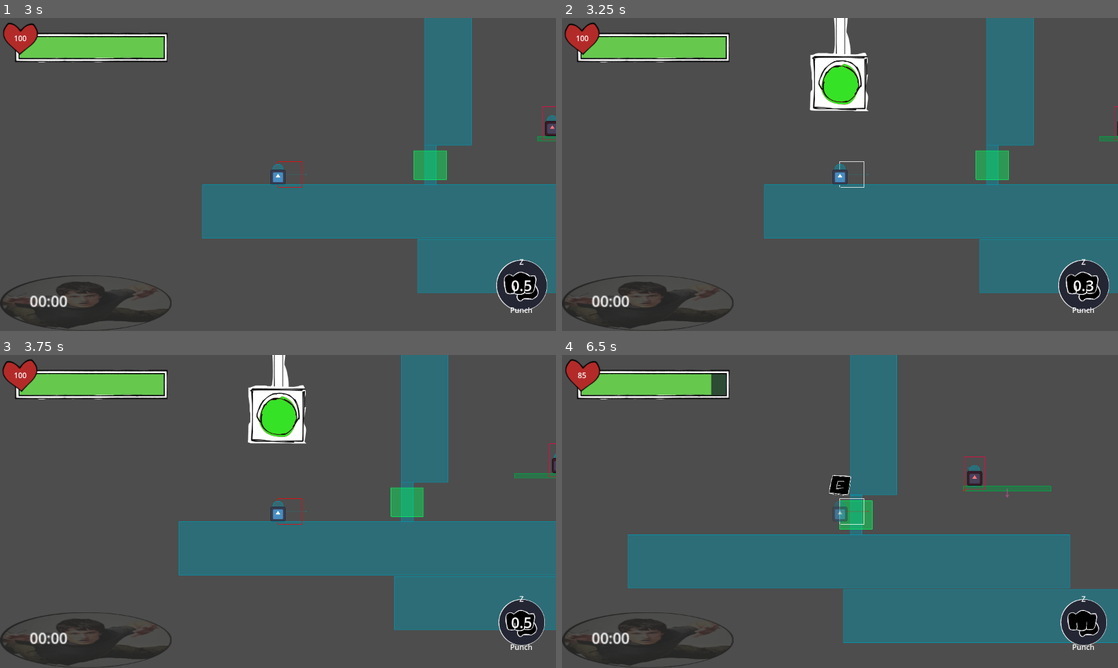
Above: before the commit, frames 1-4 (two rows, left to right).
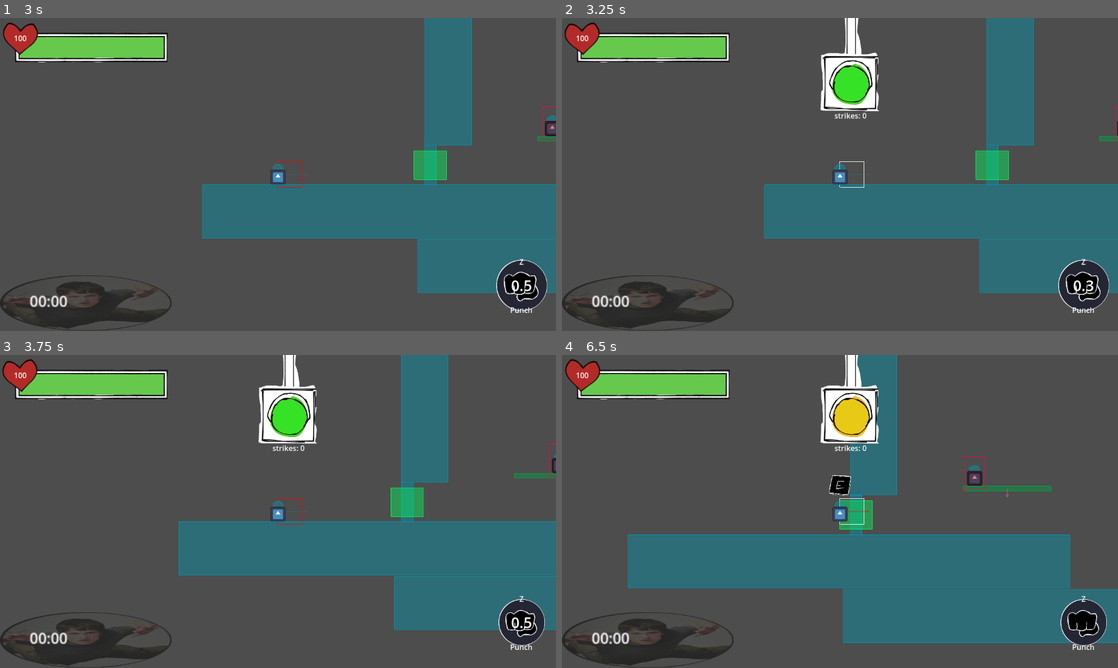
Above: after the commit, the same moments.

Repository: Normai11/gracearena
Game: Godot game, scene res://Scenes/Menus/Main/MainMenu.tscn
Same seed, same stepped clock (60 frames per second), same inputs: the game is played once before the commit and once after it. The engine's default icon, where the game draws it, is replaced by a stand-in: a white triangle on a blue panel in a dark square.
Inputs (mouse positions are in pixels of both pictures, inside the frame that each line leads up to):
- Up to frame 1 (3 s): click "Start" at 0.5 s; click "Start" at 1.25 s; click "BEGIN" at 2 s; click (522, 284) at 2.75 s
- Up to frame 2 (3.25 s): no input
- Up to frame 3 (3.75 s): tap Enter at 3.5 s; move the mouse to (400, 495) at 3.52 s; hold Right (right) from 3.53 s (still down); tap E (interact) at 3.6 s
- Up to frame 4 (6.5 s): tap Up (jump) at 3.77, 4.52, 6.02 s; move the mouse to (728, 527) at 4.27 s; tap Z (primary) at 4.35 s; move the mouse to (895, 442) at 5.02 s; release Right (right) at 5.03 s; hold Left (left) 5.03-5.78 s; hold A (quarternary) 5.03-5.78 s; move the mouse to (812, 574) at 5.77 s; hold Right (right) from 5.78 s (still down); tap X (secondary) at 5.85 s

Frame 1 is identical in both runs. In frame 2, 2.0% of the frame differs, in the area x 44-57%, y 0-33%; in frame 3, 1.9%; in frame 4, 2.5%, in the area x 2-57%, y 0-54%.
Error in both runs: Invalid access of index '0' on a base object of type: 'Array'. (res://Scripts/Menus/Main/setupMenu.gd:88)

Commit message:
full stoplyte function

Diff:
--- a/Scenes/Characters/Mods/stoplyte.tscn
+++ b/Scenes/Characters/Mods/stoplyte.tscn
@@ -13,7 +13,7 @@
 
 [sub_resource type="Animation" id="Animation_ne55q"]
 resource_name = "Attack"
-length = 0.5
+length = 0.6
 step = 0.1
 tracks/0/type = "value"
 tracks/0/imported = false
@@ -27,18 +27,30 @@
 "update": 1,
 "values": [0, 1, 2, 3]
 }
-tracks/1/type = "method"
+tracks/1/type = "value"
 tracks/1/imported = false
 tracks/1/enabled = true
-tracks/1/path = NodePath("..")
+tracks/1/path = NodePath("..:isAttacking")
 tracks/1/interp = 1
 tracks/1/loop_wrap = true
 tracks/1/keys = {
-"times": PackedFloat32Array(0.5),
+"times": PackedFloat32Array(0.2),
+"transitions": PackedFloat32Array(1),
+"update": 1,
+"values": [true]
+}
+tracks/2/type = "method"
+tracks/2/imported = false
+tracks/2/enabled = true
+tracks/2/path = NodePath("..")
+tracks/2/interp = 1
+tracks/2/loop_wrap = true
+tracks/2/keys = {
+"times": PackedFloat32Array(0.6),
 "transitions": PackedFloat32Array(1),
 "values": [{
 "args": [],
-"method": &"lyte_attack"
+"method": &"lyte_reset"
 }]
 }
 
@@ -56,11 +68,67 @@
 "update": 1,
 "values": [0]
 }
+tracks/1/type = "value"
+tracks/1/imported = false
+tracks/1/enabled = true
+tracks/1/path = NodePath("..:isAttacking")
+tracks/1/interp = 1
+tracks/1/loop_wrap = true
+tracks/1/keys = {
+"times": PackedFloat32Array(0),
+"transitions": PackedFloat32Array(1),
+"update": 1,
+"values": [false]
+}
+
+[sub_resource type="Animation" id="Animation_n50qe"]
+resource_name = "Relax"
+length = 0.5
+step = 0.1
+tracks/0/type = "value"
+tracks/0/imported = false
+tracks/0/enabled = true
+tracks/0/path = NodePath(".:frame")
+tracks/0/interp = 1
+tracks/0/loop_wrap = true
+tracks/0/keys = {
+"times": PackedFloat32Array(0, 0.1, 0.3, 0.5),
+"transitions": PackedFloat32Array(1, 1, 1, 1),
+"update": 1,
+"values": [3, 2, 1, 0]
+}
+tracks/1/type = "method"
+tracks/1/imported = false
+tracks/1/enabled = true
+tracks/1/path = NodePath("..")
+tracks/1/interp = 1
+tracks/1/loop_wrap = true
+tracks/1/keys = {
+"times": PackedFloat32Array(0.3),
+"transitions": PackedFloat32Array(1),
+"values": [{
+"args": [Color(0.909804, 0.792157, 0.0862745, 1), 0.0],
+"method": &"shift_lyte_stage"
+}]
+}
+tracks/2/type = "value"
+tracks/2/imported = false
+tracks/2/enabled = true
+tracks/2/path = NodePath("..:isAttacking")
+tracks/2/interp = 1
+tracks/2/loop_wrap = true
+tracks/2/keys = {
+"times": PackedFloat32Array(0.1),
+"transitions": PackedFloat32Array(1),
+"update": 1,
+"values": [false]
+}
 
 [sub_resource type="AnimationLibrary" id="AnimationLibrary_n50qe"]
 _data = {
 &"Attack": SubResource("Animation_ne55q"),
-&"RESET": SubResource("Animation_uiyk5")
+&"RESET": SubResource("Animation_uiyk5"),
+&"Relax": SubResource("Animation_n50qe")
 }
 
 [node name="Stoplyte" type="Node2D"]
@@ -93,4 +161,19 @@
 &"": SubResource("AnimationLibrary_n50qe")
 }
 
+[node name="debugStrike" type="Label" parent="."]
+anchors_preset = 8
+anchor_left = 0.5
+anchor_top = 0.5
+anchor_right = 0.5
+anchor_bottom = 0.5
+offset_left = -66.0
+offset_top = 61.0
+offset_right = 66.0
+offset_bottom = 84.0
+grow_horizontal = 2
+grow_vertical = 2
+text = "strikes: "
+horizontal_alignment = 1
+
 [connection signal="timeout" from="waitTimer" to="." method="_lyte_appear"]
--- a/Scenes/Menus/inGame/playerGUI.tscn
+++ b/Scenes/Menus/inGame/playerGUI.tscn
@@ -433,6 +433,4 @@
 collisionsShow = true
 
 [node name="Stoplyte" parent="." instance=ExtResource("11_avm3h")]
-position = Vector2(600, 0)
-appearWaitMin = 2.0
-appearWaitMax = 2.0
+appearWaitRange = Vector2(2, 2)
--- a/Scripts/Characters/Enemies/stoplyte.gd
+++ b/Scripts/Characters/Enemies/stoplyte.gd
@@ -5,34 +5,54 @@
 @onready var head : Sprite2D = $Head
 @onready var anims : AnimationPlayer = $Head/Expressions
 
+## Makes Stoplyte instantly appear after one second.
 @export var forceAppear : bool = false
-@export var appearWaitMin : float = 10.0
-@export var appearWaitMax : float = 40.0
-@export var minInterval : float = 0.5
-@export var maxInterval : float = 3.0
+## A random float value between the X (minimum) and Y (maximum) values of this variable will be chosen.
+## This value will later be Stoplyte's X position when appearing.
+@export var appearXRange : Vector2 = Vector2(104, 1096)
+## A random float value between the X (minimum) and Y (maximum) values of this variable will be chosen.
+## This value will determine how long Stoplyte waits before appearing again.
+@export var appearWaitRange : Vector2 = Vector2(10.0, 40.0)
+## A random float value between the X (minimum) and Y (maximum) values of this variable will be chosen.
+## This value will determine how long Stoplyte takes to switch its phase. (Green, Yellow, Red)
+@export var intervalRange : Vector2 = Vector2(0.5, 3.0)
+## This value determines how long Stoplyte waits before attacking.
 @export var attackStall : float = 0.25
+## If isAttacking is true, Stoplyte will check for player movement and attack.
+## isAttacking becomes false when the player is damaged or when the "Relax" animation begins.
+@export var isAttacking : bool = false
 
 var rng : RandomNumberGenerator = RandomNumberGenerator.new()
 var tween : Tween
+var playerStrikes : int = 0
 
 func _ready() -> void:
 	position = Vector2(600, -100)
 	if !forceAppear:
-		var waitTime = rng.randf_range(appearWaitMin, appearWaitMax)
+		var waitTime = rng.randf_range(appearWaitRange.x, appearWaitRange.y)
 		timer.wait_time = waitTime
 		visible = false
 	timer.start()
 
+func _process(delta: float) -> void:
+	$debugStrike.text = "strikes: " + str(playerStrikes)
+	if isAttacking:
+		if Input.is_anything_pressed():
+			playerStrikes += 1
+			if playerStrikes == 3:
+				get_parent().player.damage_by(100000, 0, false, true)
+			isAttacking = false
+
 func _lyte_appear() -> void:
-	var greenStall = rng.randf_range(minInterval, maxInterval)
-	var yellowStall = rng.randf_range(minInterval, maxInterval)
-	visible = true
+	var randomX = rng.randf_range(appearXRange.x, appearXRange.y)
+	position.x = randomX
+	var greenStall = rng.randf_range(intervalRange.x, intervalRange.y)
+	var yellowStall = rng.randf_range(intervalRange.x, intervalRange.y)
 	tween = get_tree().create_tween()
 	tween.set_ease(Tween.EASE_OUT)
 	tween.set_trans(Tween.TRANS_BACK)
-	tween.tween_property(self, "position", Vector2(600, 128), 0.4)
+	tween.tween_property(self, "position", Vector2(position.x, 128), 0.4)
 	shift_lyte_stage(Color("36e226"), greenStall)
-	#intTimer.start(greenStall)
 	await intTimer.timeout
 	shift_lyte_stage(Color("e8ca16"), yellowStall)
 	await intTimer.timeout
@@ -44,15 +64,15 @@
 	head.material.set_shader_parameter("new_color", color)
 	intTimer.start(stallTime)
 
-func lyte_attack() -> void:
-	if Input.is_anything_pressed():
-		get_parent().player.damage_by(15, 0, false)
-	visible = false
-	position = Vector2(600, -100)
-	anims.play("RESET")
-	reroll_wait()
-
 func reroll_wait() -> void:
-	var waitTime = rng.randf_range(appearWaitMin, appearWaitMax)
+	var waitTime = rng.randf_range(appearWaitRange.x, appearWaitRange.y)
 	timer.wait_time = waitTime
 	timer.start()
+
+func lyte_reset() -> void:
+	tween = get_tree().create_tween()
+	anims.play("Relax")
+	tween.set_ease(Tween.EASE_IN)
+	tween.set_trans(Tween.TRANS_SINE)
+	tween.tween_property(self, "position", Vector2(position.x, -100), 1)
+	reroll_wait()
--- a/Scripts/Characters/player.gd
+++ b/Scripts/Characters/player.gd
@@ -196,8 +196,8 @@
 	if health > max_health:
 		health = max_health
 
-func damage_by(amt, _dir, dealKnockback : bool = true):
-	if passives.has(3):
+func damage_by(amt, _dir, dealKnockback : bool = true, penetrate : bool = false):
+	if passives.has(3) && !penetrate:
 		var target = addons.find_child(str(3), false, false)
 		if !target._check_cooldown():
 			trigger_ability(3)
Not shown: 1 places in Scenes/Characters/Mods/stoplyte.tscn that only renumber resources
